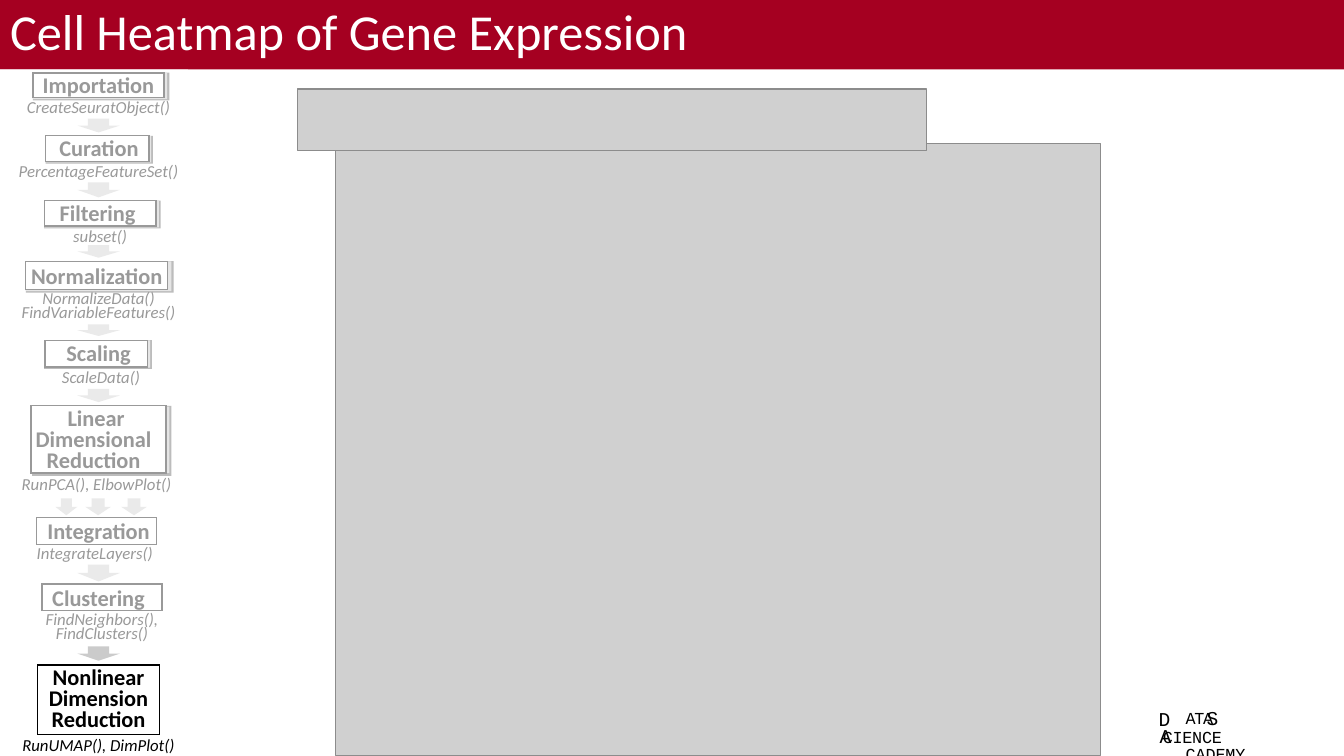
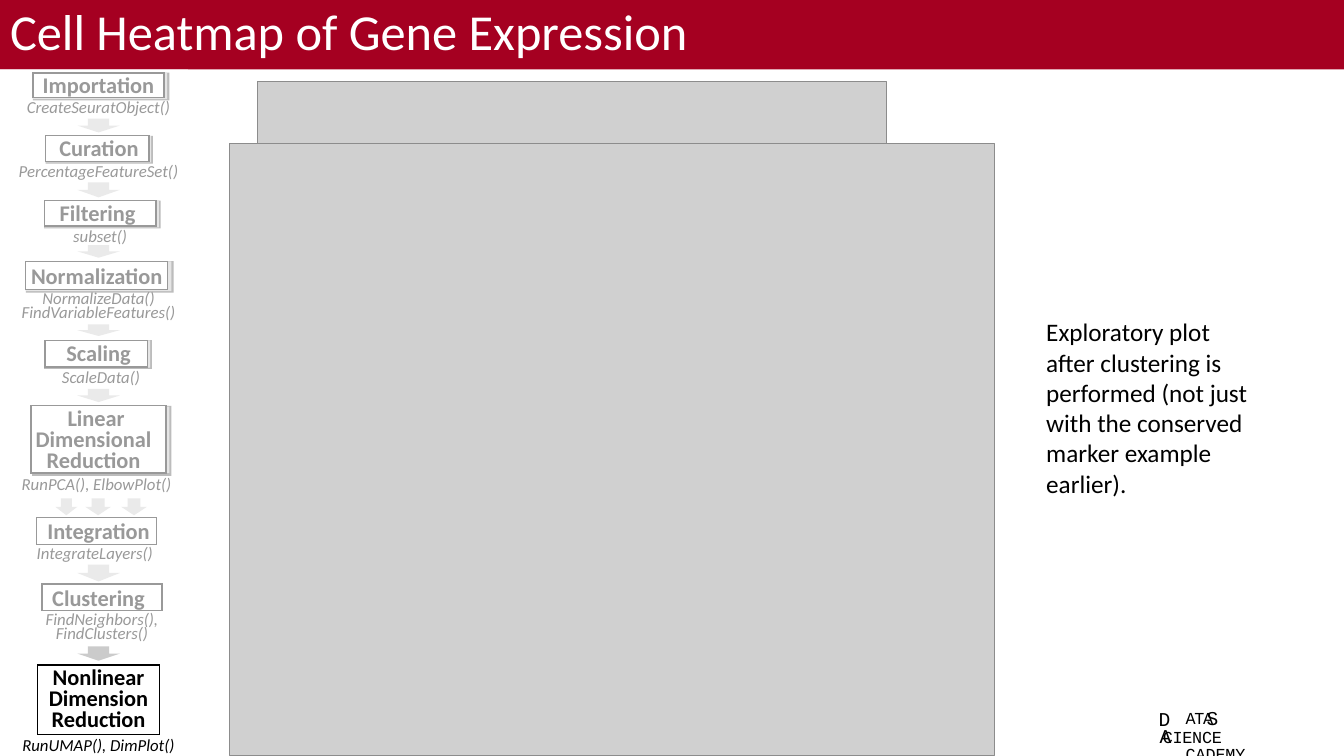
Before and after one commit to bacorli2/scrna_workshop, a slide deck: slide 12 of M5_Seurat_DGE_and_Exploratory/M5_Seurat_DGE_Exploratory.pptx. Drawn at 1344x756 pixels with LibreOffice and Linux fonts; fonts in the diff are those of the drawing; grey boxes stand for pictures; background and template pictures are left out. Boxes give left, top, right and bottom in pixels: in the first picture for what was removed or moved away, otherwise in the second. Text is boxed around its words. In the diff, an @@ line names an element or a change of style, - is before the commit and + after.

```diff
--- a/M5_Seurat_DGE_and_Exploratory/M5_Seurat_DGE_Exploratory.pptx
+++ b/M5_Seurat_DGE_and_Exploratory/M5_Seurat_DGE_Exploratory.pptx
@@ picture: place and size @@
-picture at [297, 89, 927, 150]
+picture at [257, 82, 886, 143]
@@ picture: place and size @@
-picture at [336, 143, 1101, 756]
+picture at [230, 143, 995, 756]
@@ text added at [1046, 323, 1247, 497], 18 pt, text #000000 @@
+Exploratory plot after clustering is performed (not just with the conserved marker example earlier).
```
Also in this commit, not shown: 9 other slides changed, 1 slide removed, 2 other files.
